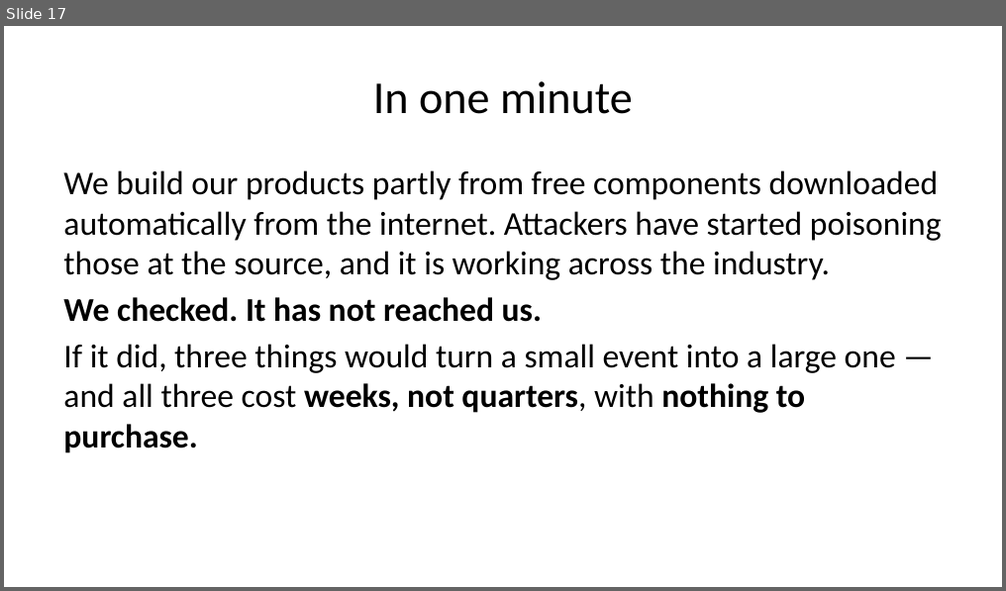
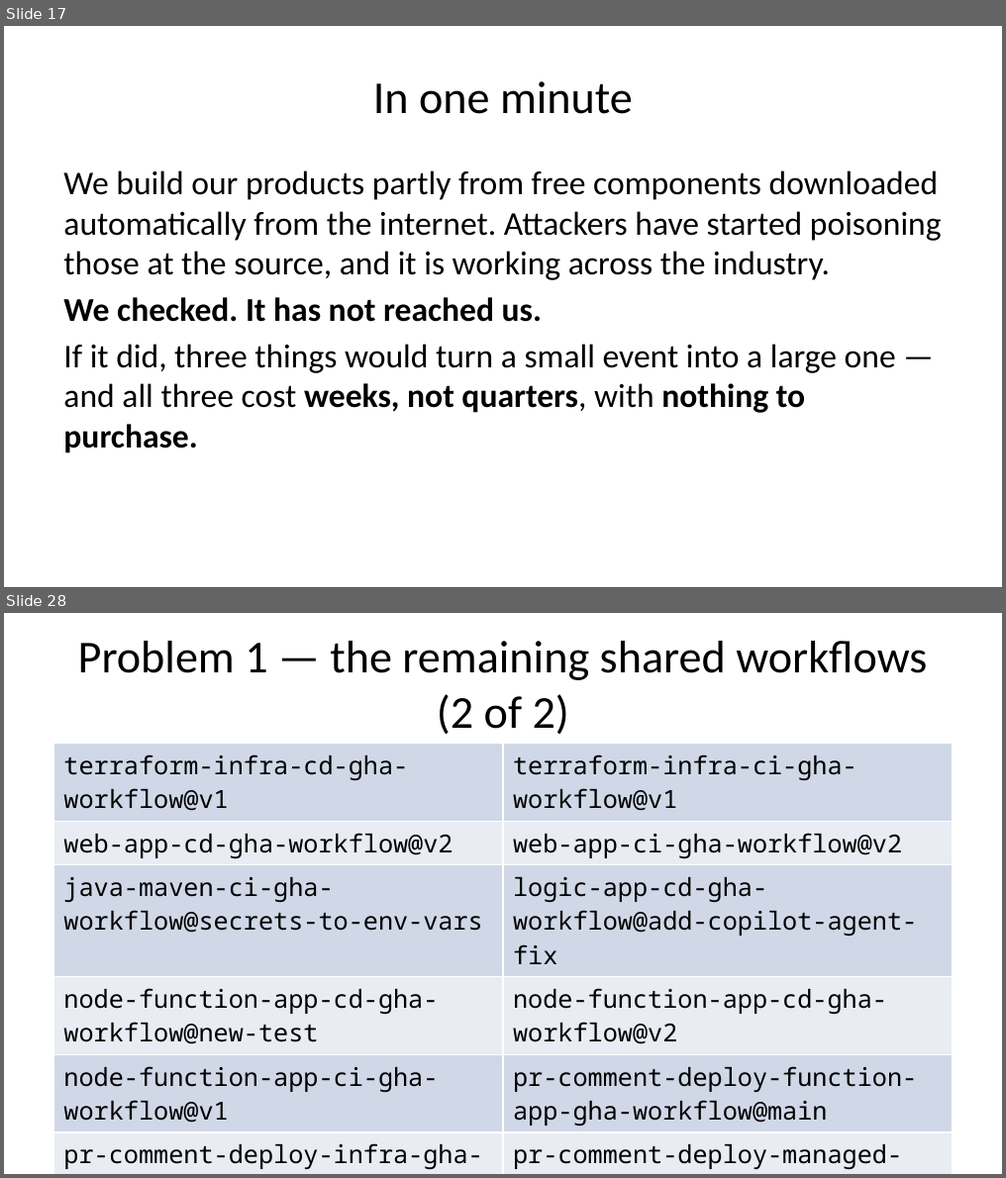
Before and after one commit to sealmindset/auditgithub, a slide deck: docs/playbooks/npm-supply-chain-exposure-slides.pptx. Shown one above the other, each under a label of ours: slide 17 before the commit, slides 17 and 28 after it; the slides between them are not shown. The pictures are 1006x591 and 1006x1178 pixels, drawn with LibreOffice and Linux fonts; fonts in the diff are those of the drawing. Boxes give left, top, right and bottom in pixels: in the first picture for what was removed or moved away, otherwise in the second. Text is boxed around its words. In the diff, an @@ line names an element or a change of style, - is before the commit and + after.

```diff
--- a/docs/playbooks/npm-supply-chain-exposure-slides.pptx
+++ b/docs/playbooks/npm-supply-chain-exposure-slides.pptx
@@ slide 28 added at <box>4,613,1002,1174</box>, background #FFFFFF @@
@@ title added at <box>78,641,927,735</box>, 33 pt, text #000000 @@
+Problem 1 — the remaining shared workflows (2 of 2)
@@ table added at <box>54,744,952,1173</box>, 7 rows, 2 columns @@
+terraform-infra-cd-gha-workflow@v1 | terraform-infra-ci-gha-workflow@v1
+web-app-cd-gha-workflow@v2 | web-app-ci-gha-workflow@v2
+java-maven-ci-gha-workflow@secrets-to-env-vars | logic-app-cd-gha-workflow@add-copilot-agent-fix
+node-function-app-cd-gha-workflow@new-test | node-function-app-cd-gha-workflow@v2
+node-function-app-ci-gha-workflow@v1 | pr-comment-deploy-function-app-gha-workflow@main
+pr-comment-deploy-infra-gha-workflow@v1 | pr-comment-deploy-managed-api-gha-workflow@test-update4
+python-function-app-ci-gha-workflow@initial-creation | terraform-destroy-gha-workflow@initial-code
```
Also in this commit, not shown: 2 slides changed, 23 other slides added, 11 other files.
